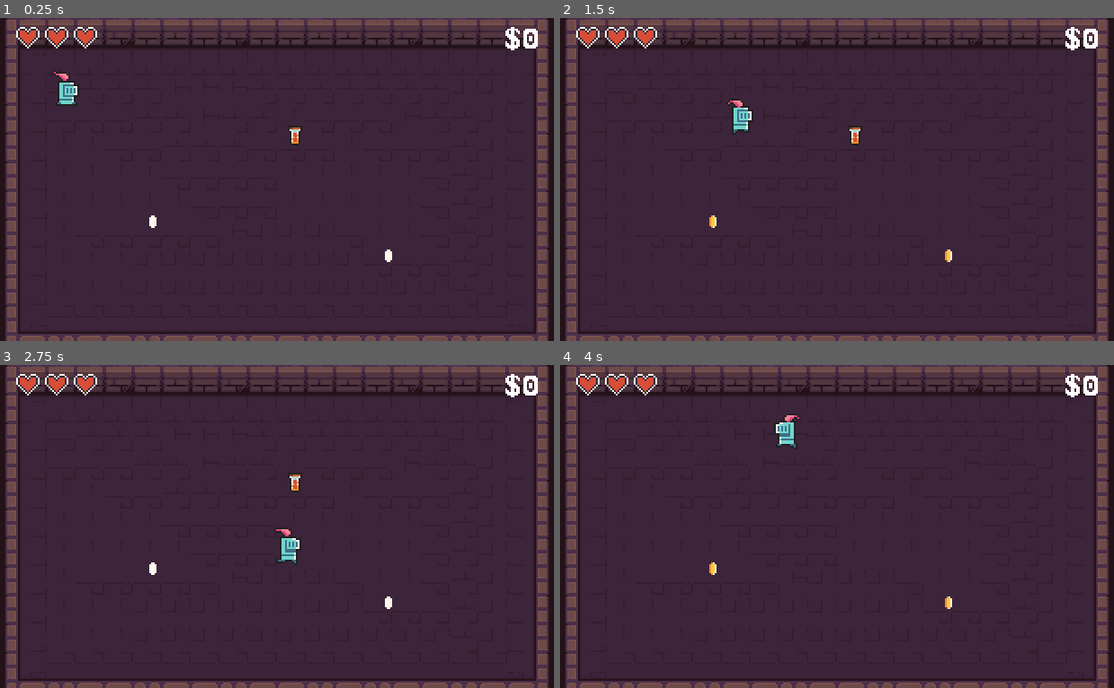
Above: before the commit, frames 1-4 (two rows, left to right).
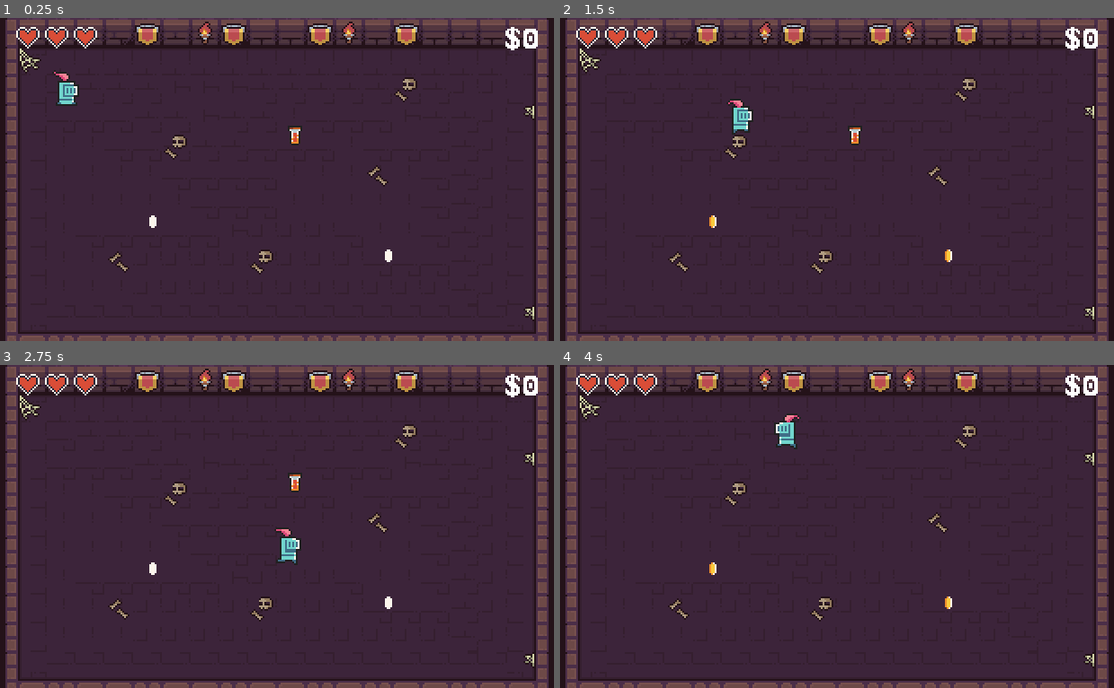
Above: after the commit, the same moments.

Repository: eleniums/dungeon-crawler
Game: Godot game, scene res://levels/sandbox/Sandbox.tscn
Two runs of this game, one before a commit and one after it. Both use one fixed random seed, a clock stepped at 60 frames per second and the inputs below.
Inputs:
- Up to frame 1 (0.25 s): no input
- Up to frame 2 (1.5 s): hold Right (ui_right) 0.53-1.28 s; hold Down (ui_down) from 1.28 s (still down)
- Up to frame 3 (2.75 s): release Down (ui_down) at 2.03 s; hold Right (ui_right) from 2.03 s (still down)
- Up to frame 4 (4 s): release Right (ui_right) at 2.78 s; hold Up (ui_up) 2.78-3.53 s; hold Left (ui_left) from 3.53 s (still down)

The runs differ from the first frame. In frame 1, 2.0% of the frame differs, in the area x 3-97%, y 1-94%; in frame 2, 2.0%; in frame 3, 2.0%; in frame 4, 2.0%.

Commit message:
Add another tilemap with some scenery accents

Diff:
--- a/levels/sandbox/Sandbox.tscn
+++ b/levels/sandbox/Sandbox.tscn
@@ -866,6 +866,92 @@
 43/shapes = [  ]
 43/z_index = 0
 
+[sub_resource type="TileSet" id=27]
+0/name = "Dungeon_Tileset.png 0"
+0/texture = ExtResource( 1 )
+0/tex_offset = Vector2( 0, 0 )
+0/modulate = Color( 1, 1, 1, 1 )
+0/region = Rect2( 64, 96, 16, 16 )
+0/tile_mode = 0
+0/occluder_offset = Vector2( 0, 0 )
+0/navigation_offset = Vector2( 0, 0 )
+0/shape_offset = Vector2( 0, 0 )
+0/shape_transform = Transform2D( 1, 0, 0, 1, 0, 0 )
+0/shape_one_way = false
+0/shape_one_way_margin = 0.0
+0/shapes = [  ]
+0/z_index = 0
+1/name = "Dungeon_Tileset.png 1"
+1/texture = ExtResource( 1 )
+1/tex_offset = Vector2( 0, 0 )
+1/modulate = Color( 1, 1, 1, 1 )
+1/region = Rect2( 80, 96, 16, 16 )
+1/tile_mode = 0
+1/occluder_offset = Vector2( 0, 0 )
+1/navigation_offset = Vector2( 0, 0 )
+1/shape_offset = Vector2( 0, 0 )
+1/shape_transform = Transform2D( 1, 0, 0, 1, 0, 0 )
+1/shape_one_way = false
+1/shape_one_way_margin = 0.0
+1/shapes = [  ]
+1/z_index = 0
+2/name = "Dungeon_Tileset.png 2"
+2/texture = ExtResource( 1 )
+2/tex_offset = Vector2( 0, 0 )
+2/modulate = Color( 1, 1, 1, 1 )
+2/region = Rect2( 112, 112, 16, 16 )
+2/tile_mode = 0
+2/occluder_offset = Vector2( 0, 0 )
+2/navigation_offset = Vector2( 0, 0 )
+2/shape_offset = Vector2( 0, 0 )
+2/shape_transform = Transform2D( 1, 0, 0, 1, 0, 0 )
+2/shape_one_way = false
+2/shape_one_way_margin = 0.0
+2/shapes = [  ]
+2/z_index = 0
+3/name = "Dungeon_Tileset.png 3"
+3/texture = ExtResource( 1 )
+3/tex_offset = Vector2( 0, 0 )
+3/modulate = Color( 1, 1, 1, 1 )
+3/region = Rect2( 64, 112, 16, 16 )
+3/tile_mode = 0
+3/occluder_offset = Vector2( 0, 0 )
+3/navigation_offset = Vector2( 0, 0 )
+3/shape_offset = Vector2( 0, 0 )
+3/shape_transform = Transform2D( 1, 0, 0, 1, 0, 0 )
+3/shape_one_way = false
+3/shape_one_way_margin = 0.0
+3/shapes = [  ]
+3/z_index = 0
+4/name = "Dungeon_Tileset.png 4"
+4/texture = ExtResource( 1 )
+4/tex_offset = Vector2( 0, 0 )
+4/modulate = Color( 1, 1, 1, 1 )
+4/region = Rect2( 128, 96, 16, 16 )
+4/tile_mode = 0
+4/occluder_offset = Vector2( 0, 0 )
+4/navigation_offset = Vector2( 0, 0 )
+4/shape_offset = Vector2( 0, 0 )
+4/shape_transform = Transform2D( 1, 0, 0, 1, 0, 0 )
+4/shape_one_way = false
+4/shape_one_way_margin = 0.0
+4/shapes = [  ]
+4/z_index = 0
+5/name = "Dungeon_Tileset.png 5"
+5/texture = ExtResource( 1 )
+5/tex_offset = Vector2( 0, 0 )
+5/modulate = Color( 1, 1, 1, 1 )
+5/region = Rect2( 0, 144, 16, 16 )
+5/tile_mode = 0
+5/occluder_offset = Vector2( 0, 0 )
+5/navigation_offset = Vector2( 0, 0 )
+5/shape_offset = Vector2( 0, 0 )
+5/shape_transform = Transform2D( 1, 0, 0, 1, 0, 0 )
+5/shape_one_way = false
+5/shape_one_way_margin = 0.0
+5/shapes = [  ]
+5/z_index = 0
+
 [sub_resource type="DynamicFont" id=26]
 font_data = ExtResource( 4 )
 
@@ -875,7 +961,7 @@
 "_edit_lock_": true
 }
 
-[node name="TileMap" type="TileMap" parent="."]
+[node name="RoomTileMap" type="TileMap" parent="."]
 tile_set = SubResource( 1 )
 cell_size = Vector2( 16, 16 )
 cell_custom_transform = Transform2D( 16, 0, 0, 16, 0, 0 )
@@ -884,6 +970,13 @@
 __meta__ = {
 "_edit_lock_": true
 }
+
+[node name="DetailTileMap" type="TileMap" parent="."]
+tile_set = SubResource( 27 )
+cell_size = Vector2( 16, 16 )
+cell_custom_transform = Transform2D( 16, 0, 0, 16, 0, 0 )
+format = 1
+tile_data = PoolIntArray( 5, 3, 0, 7, 5, 0, 8, 3, 0, 11, 3, 0, 12, 5, 0, 14, 3, 0, 65537, 0, 0, 131086, 2, 0, 196626, 1, 0, 262150, 2, 0, 327693, 4, 0, 524292, 4, 0, 524297, 2, 0, 655378, 1, 0 )
 
 [node name="PlayerKnight" parent="." instance=ExtResource( 2 )]
 position = Vector2( 43, 33 )
Not shown: 1 places in levels/sandbox/Sandbox.tscn that only renumber resources
